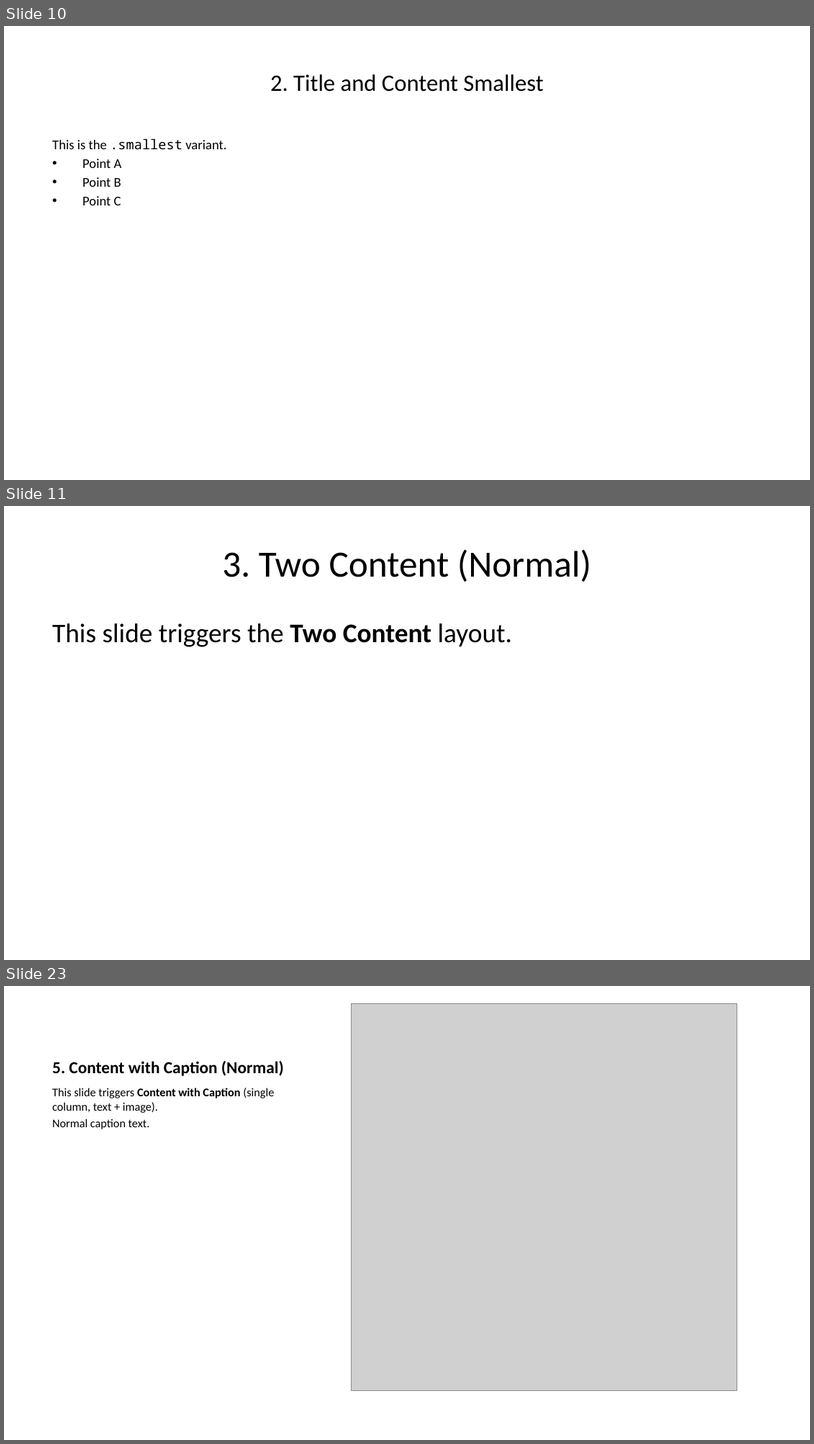
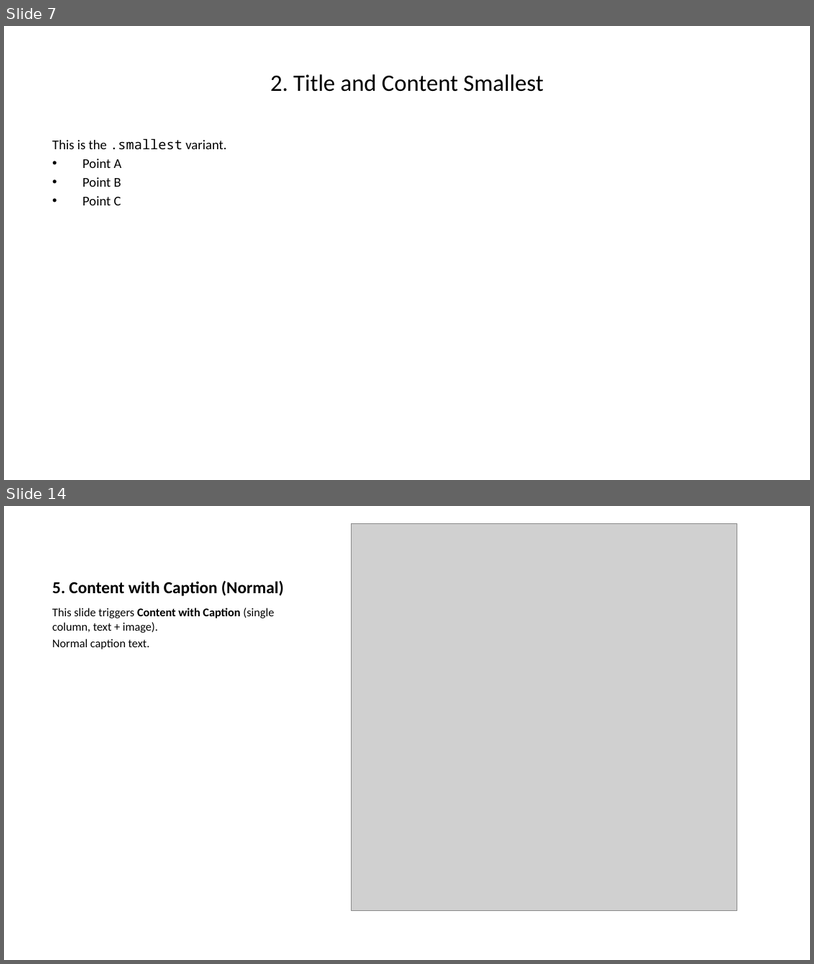
Before and after one commit to David-Rieger/quarto-pptx-layouts, a slide deck: example/example.pptx. Shown one above the other, each under a label of ours: slides 10, 11 and 23 before the commit, slides 7 and 14 after it; the slides between them are not shown. The pictures are 814x1444 and 814x964 pixels, drawn with LibreOffice and Linux fonts; fonts in the diff are those of the drawing; grey boxes stand for pictures. Boxes give left, top, right and bottom in pixels: in the first picture for what was removed or moved away, otherwise in the second. Text is boxed around its words. In the diff, an @@ line names an element or a change of style, - is before the commit and + after.

```diff
--- a/example/example.pptx
+++ b/example/example.pptx
@@ slide 11 removed at (x1=4, y1=506, x2=810, y2=960), background #FFFFFF @@
@@ title removed at (x1=222, y1=549, x2=592, y2=582) @@
-3. Two Content (Normal)
@@ text removed at (x1=52, y1=623, x2=512, y2=647) @@
-This slide triggers the Two Content layout.
@@ what was slide 10 is now slide 7 @@
@@ what was slide 23 is now slide 14 @@
```
Also in this commit, not shown: 8 slides changed, 11 other slides removed, 5 other files.
